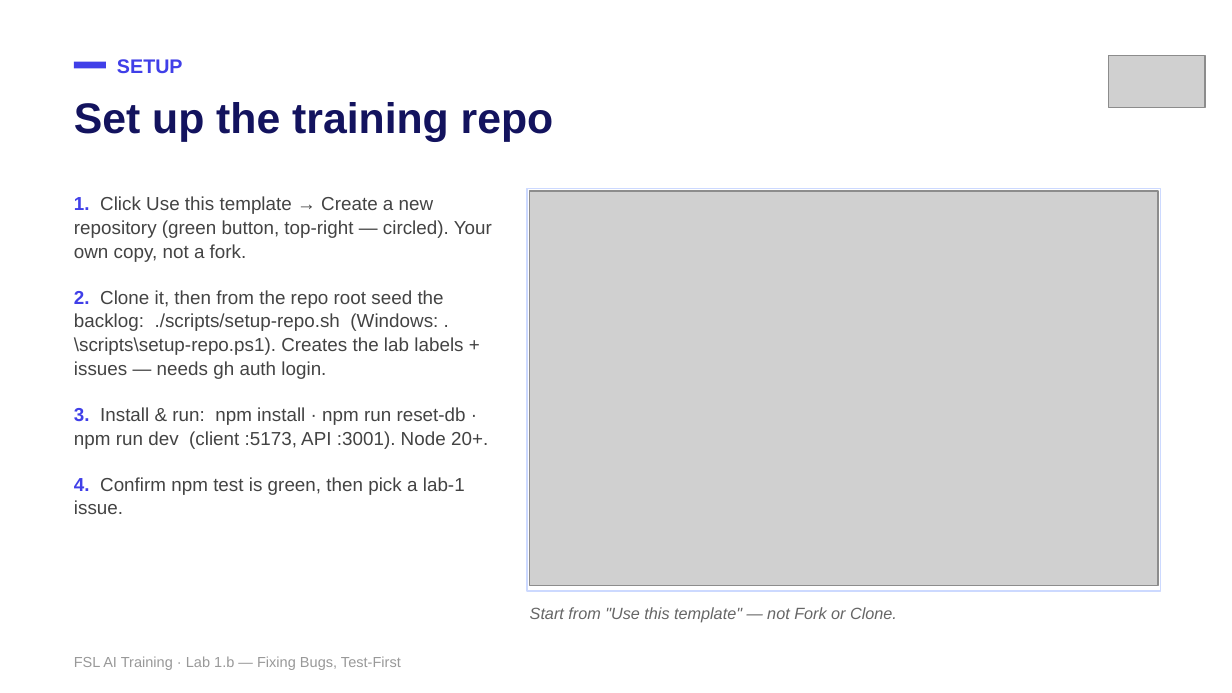
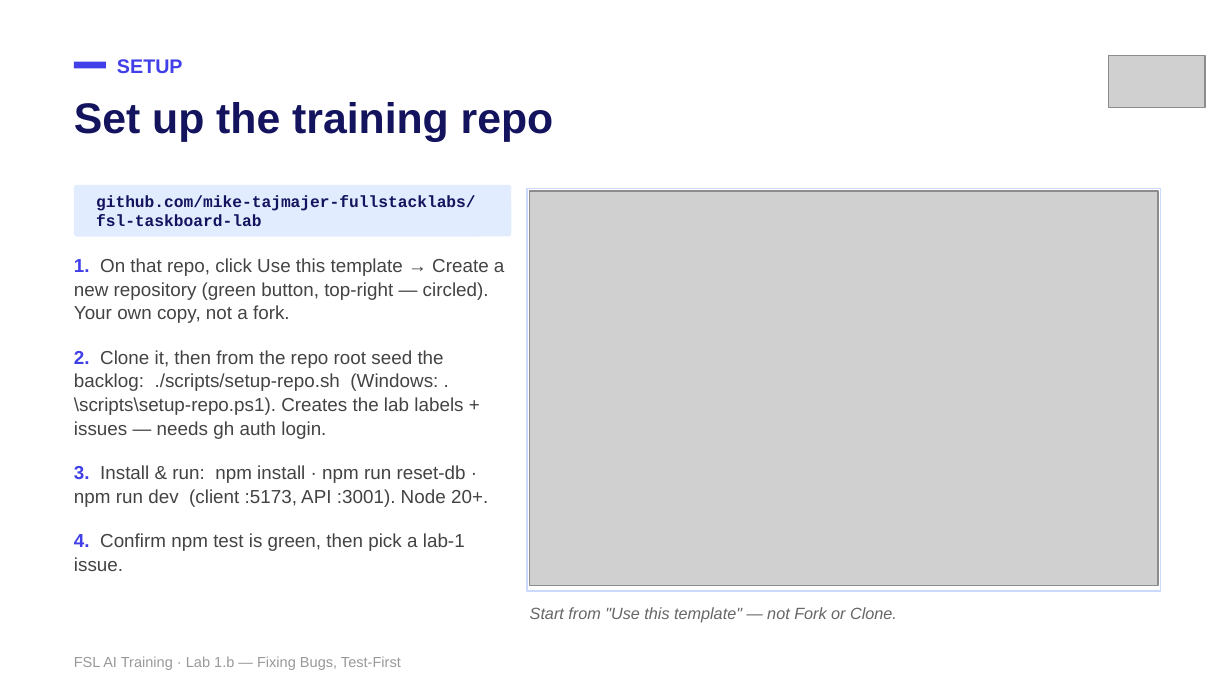
Before and after one commit to mike-tajmajer-fullstacklabs/fsl-taskboard-lab, a slide deck: slide 3 of docs/instructor/lab-1b-bugfix-test-driven.pptx. Drawn at 1232x693 pixels with LibreOffice and Linux fonts; fonts in the diff are those of the drawing; grey boxes stand for pictures. Boxes give left, top, right and bottom in pixels: in the first picture for what was removed or moved away, otherwise in the second. Text is boxed around its words. In the diff, an @@ line names an element or a change of style, - is before the commit and + after.

```diff
--- a/docs/instructor/lab-1b-bugfix-test-driven.pptx
+++ b/docs/instructor/lab-1b-bugfix-test-driven.pptx
@@ rounded rectangle added at (74, 185, 511, 237), fill #E2ECFF @@
@@ text added at (96, 195, 476, 226), 9.5 pt, text #13135E, bold @@
+github.com/mike-tajmajer-fullstacklabs/fsl-taskboard-lab
@@ text at (74, 258, 504, 323): text changed @@
-1. Click Use this template → Create a new repository (green button, top-right — circled). Your own copy, not a fork.
+1. On that repo, click Use this template → Create a new repository (green button, top-right — circled). Your own copy, not a fork.
@@ text "1. On that repo, click ...": place and size @@
-text "1. On that repo, click ..." at (74, 196, 492, 514)
+text "1. On that repo, click ..." at (74, 258, 504, 571)
@@ text at (74, 350, 488, 571): less space between paragraphs @@
```
Also in this commit, not shown: 2 other files.
